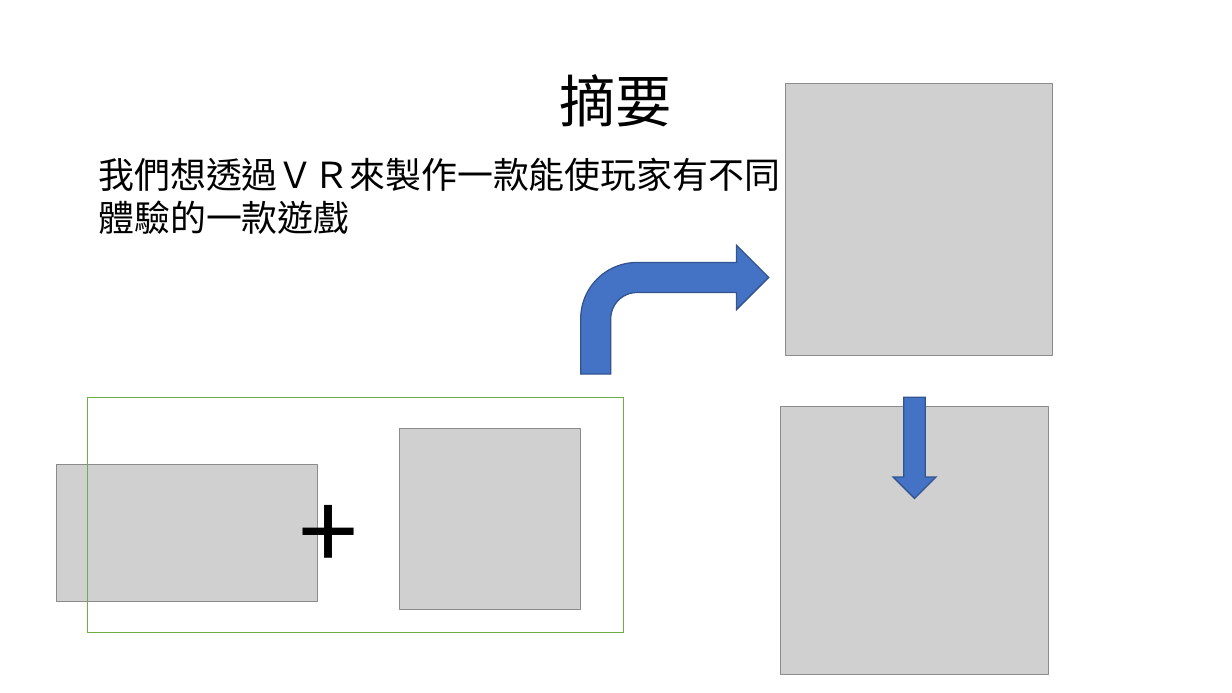
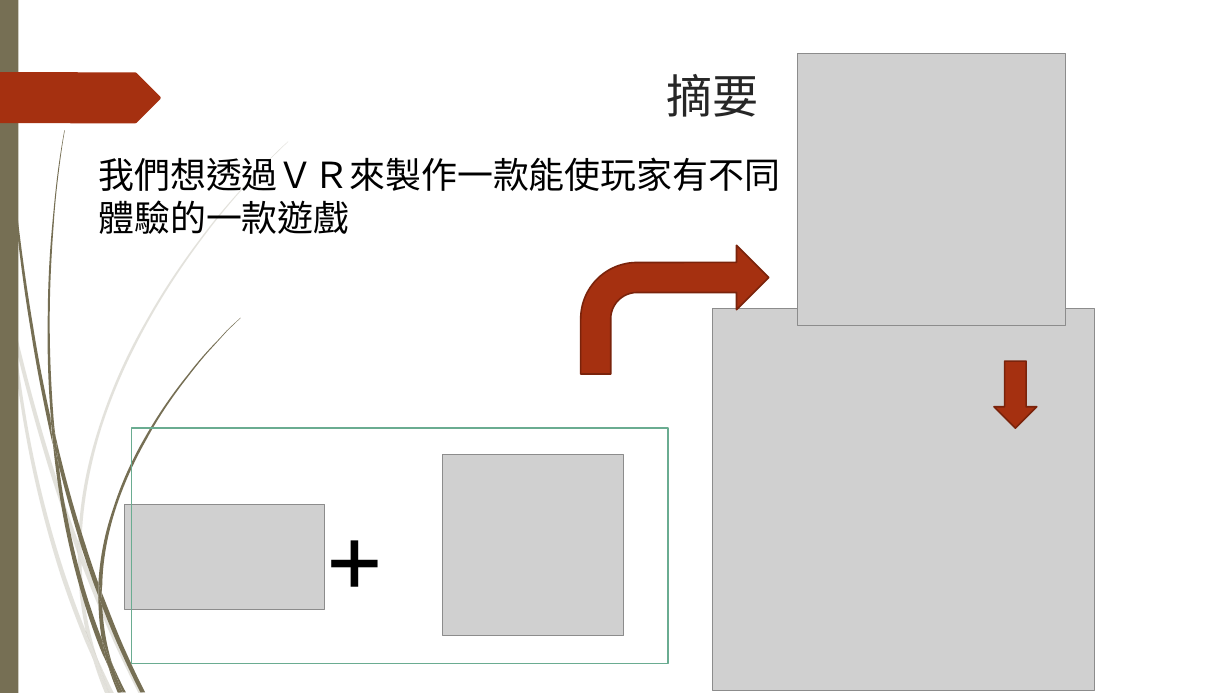
Before and after one commit to kewen0604/107_SE_Team2, a slide deck: slide 2 of 軟體工程期末專題報告.pptx. Drawn at 1232x693 pixels with LibreOffice and Linux fonts; fonts in the diff are those of the drawing; grey boxes stand for pictures. Boxes give left, top, right and bottom in pixels: in the first picture for what was removed or moved away, otherwise in the second. Text is boxed around its words. In the diff, an @@ line names an element or a change of style, - is before the commit and + after.

```diff
--- a/軟體工程期末專題報告.pptx
+++ b/軟體工程期末專題報告.pptx
@@ rectangle added at (0,0,18,693), fill #766F54 @@
@@ picture: place and size @@
-picture at (786,83,1053,356)
+picture at (798,54,1065,326)
@@ freeform shape added at (0,72,161,123), fill #A53010 @@
@@ title "摘要": place and size @@
-title "摘要" at (559,74,672,127)
+title "摘要" at (666,74,758,117)
@@ title "摘要" at (666,74,758,117): size 44 to 36 pt, font Calibri to League Spartan, text colour #000000 to #262626; line spacing 0.9 to 1; vertical alignment middle to top @@
@@ text "我們想透過ＶＲ來製作一款能使玩家有不同體驗的一款遊戲" at (98,157,780,191): font Calibri to League Spartan @@
@@ bent arrow at (580,245,768,373): fill #4472C4 to #A53010; outline #325491 1 pt to #7A240C 1.25 pt @@
@@ picture: place and size @@
-picture at (781,407,1048,674)
+picture at (713,309,1094,690)
@@ down arrow at (994,361,1037,429): fill #4472C4 to #A53010; outline #325491 1 pt to #7A240C 1.25 pt @@
@@ down arrow: place and size @@
-down arrow at (894,397,936,499)
+down arrow at (994,361,1037,429)
@@ rectangle: place and size @@
-rectangle at (88,397,625,633)
+rectangle at (131,428,668,664)
@@ rectangle at (131,428,668,664): outline #70AD47 1 pt to #6AAC91 1.25 pt @@
@@ picture: place and size @@
-picture at (400,428,581,609)
+picture at (443,455,624,636)
@@ picture: place and size @@
-picture at (56,465,318,603)
+picture at (125,505,325,610)
@@ text "+" at (317,483,400,629): font Calibri to League Spartan @@
@@ text "+": place and size @@
-text "+" at (291,450,374,596)
+text "+" at (317,483,400,629)
@@ group added at (0,141,288,693): 10 freeform shapes @@
@@ group added at (3,0,240,693): 12 freeform shapes @@
```
Also in this commit, not shown: 16 other slides changed.
